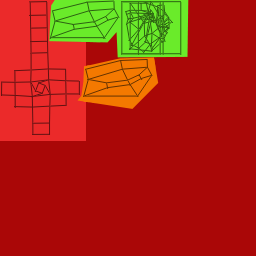
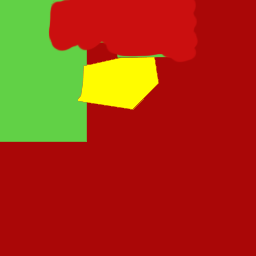
Layer changes from the first 256px x 256px image to the second:
hid "uv" over [1, 0, 182, 135]
painted on "Calque 1" over [0, 0, 198, 142]
